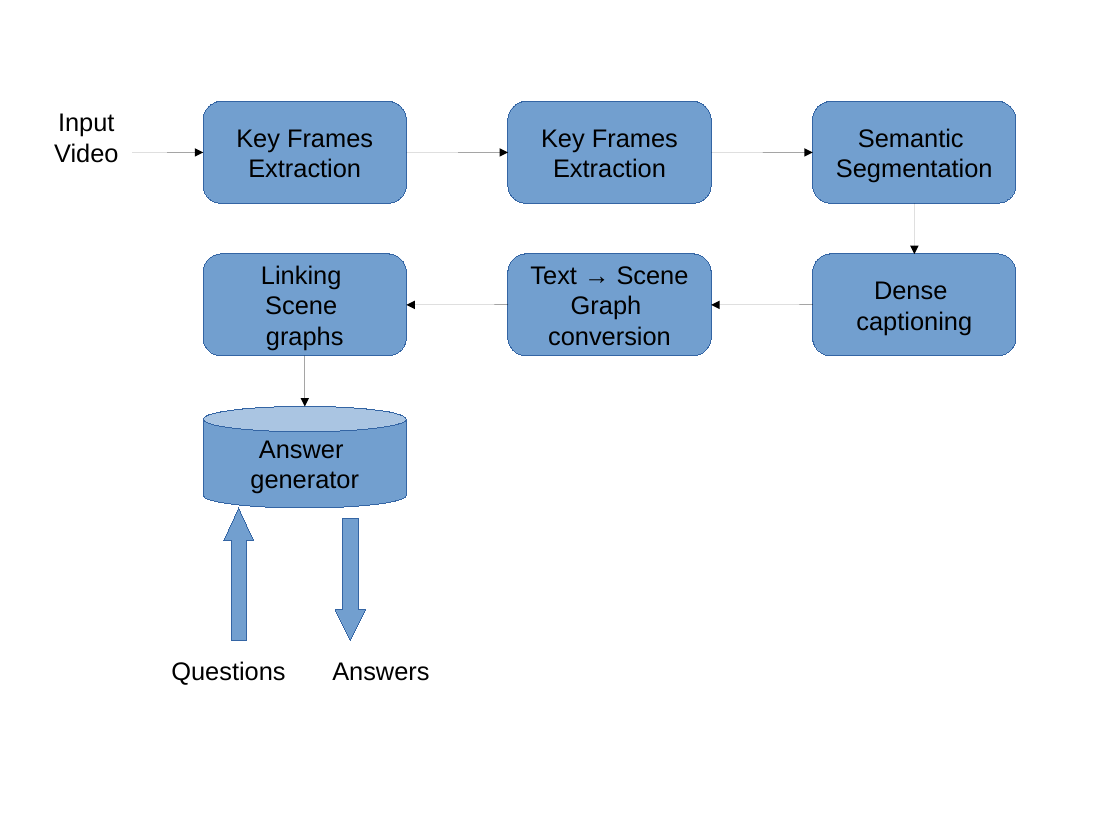
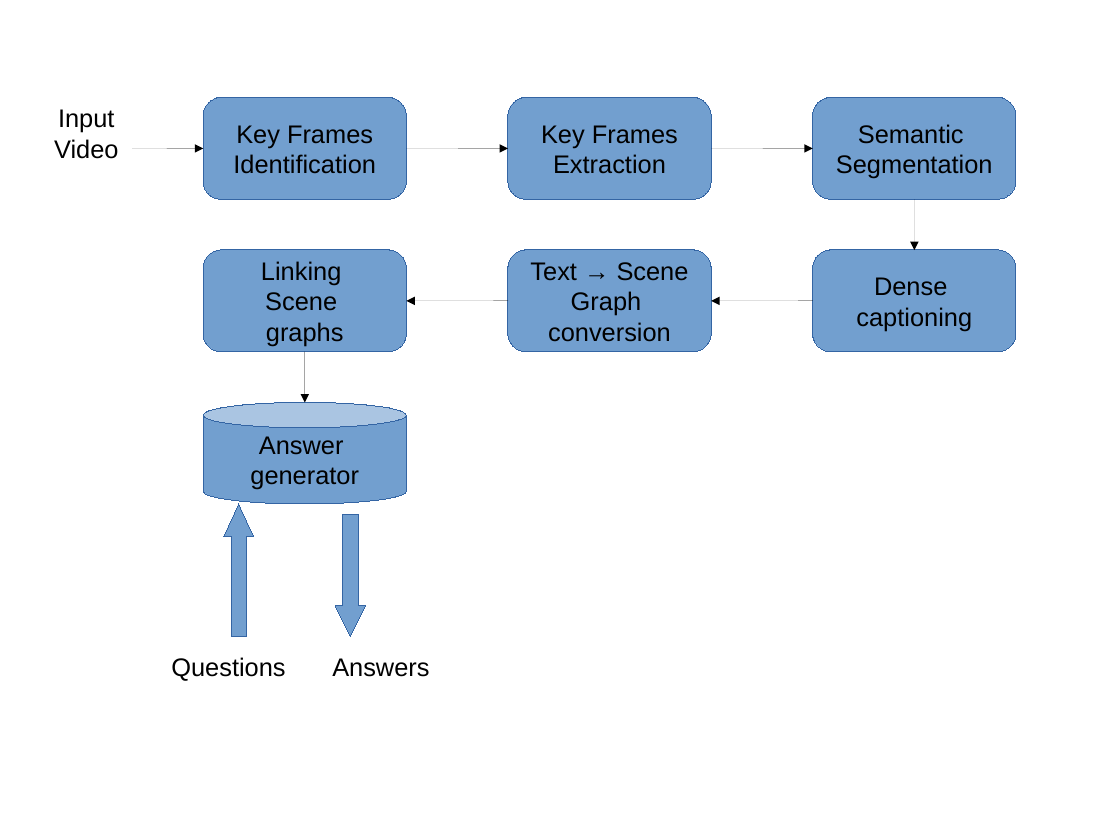
Before and after one commit to AkashGanesan/videoQA, a slide deck: slide 1 of survey/images/proposal-pipeline.pptx. Drawn at 1120x840 pixels with LibreOffice and Linux fonts; fonts in the diff are those of the drawing. Boxes give left, top, right and bottom in pixels: in the first picture for what was removed or moved away, otherwise in the second. Text is boxed around its words. In the diff, an @@ line names an element or a change of style, - is before the commit and + after.

```diff
--- a/survey/images/proposal-pipeline.pptx
+++ b/survey/images/proposal-pipeline.pptx
@@ 8 freeform shapes, 7 arrows, 3 texts, 1 cylinder: place and size @@
-8 freeform shapes, 7 arrows, 3 texts, 1 cylinder at (54,102,1016,685)
+8 freeform shapes, 7 arrows, 3 texts, 1 cylinder at (54,98,1016,681)
@@ text in freeform shape at (233,154,376,174): text changed @@
-Extraction
+Identification
```
Also in this commit, not shown: 2 other files.
